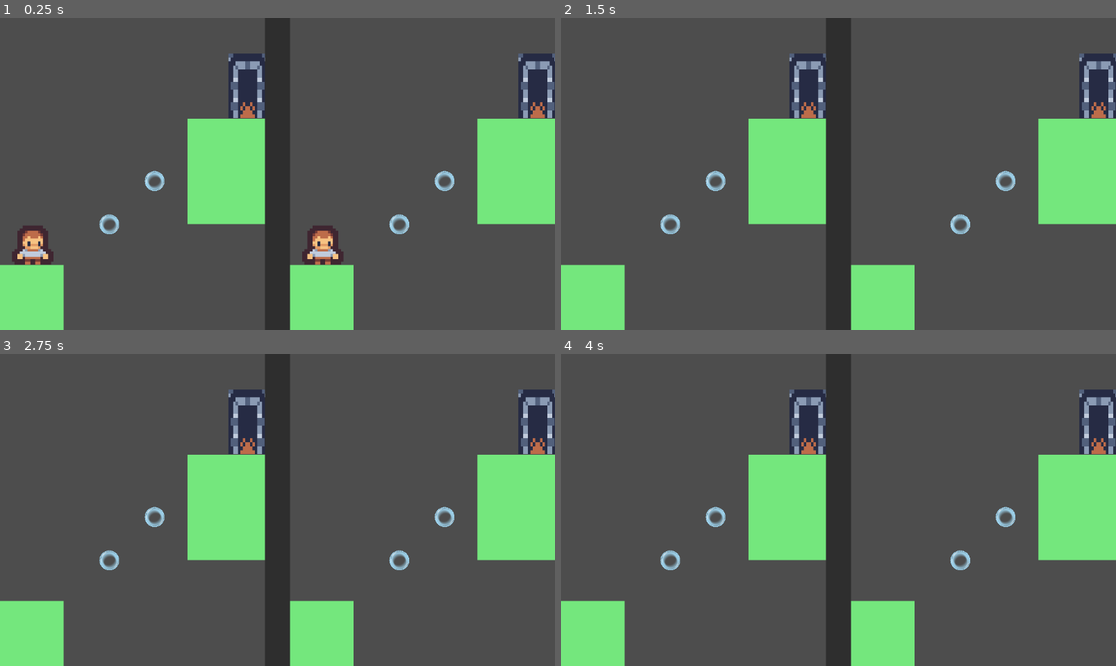
Above: before the commit, frames 1-4 (two rows, left to right).
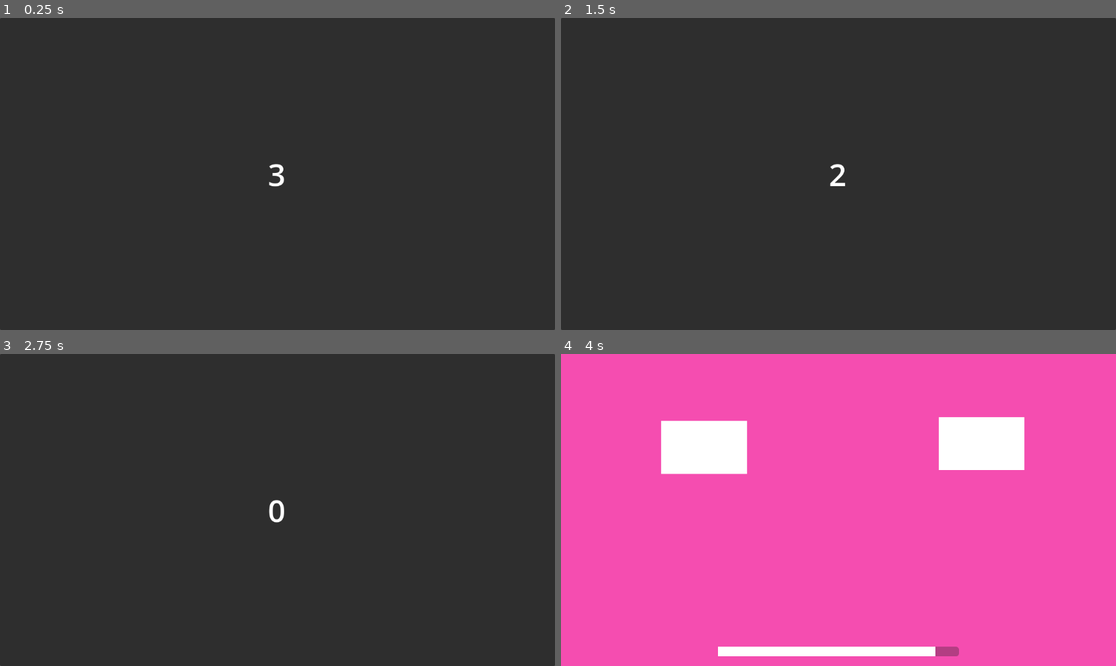
Above: after the commit, the same moments.

Repository: pablo4licante/gamejam-25
Game: Godot game, scene res://escenas/managers/main.tscn
The game is run twice, just before and just after one commit, with the same random seed, the same clock (stepped at 60 frames per second) and the same inputs.
Inputs:
- Up to frame 1 (0.25 s): no input
- Up to frame 2 (1.5 s): tap Enter at 0.5 s; hold D (1_right) from 0.53 s (still down); tap W (1_up) at 0.77 s
- Up to frame 3 (2.75 s): tap W (1_up) at 1.52 s; tap Space at 2 s; release D (1_right) at 2.03 s; hold A (1_left) from 2.03 s (still down)
- Up to frame 4 (4 s): release A (1_left) at 2.78 s; hold D (1_right) from 2.78 s (still down); tap W (1_up) at 3.02, 3.77 s

The runs differ from the first frame. In frame 1, 93% of the frame differs, in the area x 0-100%, y 0-100%; in frame 2, 94%; in frame 3, 94%; in frame 4, 100%.

Commit message:
Mejoras Gestion Niveles

Diff:
--- a/escenas/managers/bridge.gd
+++ b/escenas/managers/bridge.gd
@@ -4,6 +4,7 @@
 
 @export var finished = false
 @export var puntuacion = 0
+@export var dificultad = 1
 @export var action_map = {
 	"up": [0.0, false],
 	"down": [0.0, false],
--- a/escenas/managers/bridge_double.gd
+++ b/escenas/managers/bridge_double.gd
@@ -5,6 +5,7 @@
 @export var finished = false
 @export var puntuacion1 = 0
 @export var puntuacion2 = 0
+@export var dificultad = 1
 
 @export var action_map = {
 	1: {
@@ -39,7 +40,7 @@
 	return false
 
 func get_strength(key, player) -> float:
-    var map
+	var map
 	if action_map.has(player):
 		map = action_map[player]
 	else:
--- a/escenas/managers/main.gd
+++ b/escenas/managers/main.gd
@@ -3,9 +3,26 @@
 @export var viewport_juego1 : Viewport
 @export var viewport_juego2 : Viewport
 @export var viewport_compartido : Viewport
+@export var ui_contador_carga : Label
+@export var ui_contador_juego : Range
+
+const TIEMPO_JUEGO = 10
+const TIEMPO_TRANSICION = 3
 
 var nivel_actual = ""
-var nivel_seleccionado = "escena_plataformas_1"
+var nivel_seleccionado = ""
+var nivel_ultimo = ""
+
+var niveles = {			# Tipo Victoria
+	"test2": [0],
+	"test": [0],
+	"escena_plataformas_1": [0]
+}
+var nivel_tipo_victoria = 0
+
+var empezado = false
+var contador_carga = 0.0
+var contador_juego = 0.0
 
 var puntuacion_1 = 0
 var puntuacion_2 = 0
@@ -62,6 +79,30 @@
 				puente.action_map[jugador]["right"][0] = Input.get_action_strength(cont+"_right")
 				puente.action_map[jugador]["action"][0] = Input.get_action_strength(cont+"_action")
 
+func comparar_puntos() -> void:
+	if not puente_juego1.finished:
+		return
+
+	if puente_juego1 == null or puente_juego2 == null:
+		return
+
+	match puente_juego1.tipo_interfaz:
+		0:
+			if puente_juego1.puntuacion >= puente_juego2.puntuacion:
+				puntuacion_1 += 1
+
+			if puente_juego2.puntuacion >= puente_juego1.puntuacion:
+				puntuacion_2 += 1
+		1:
+			if puente_juego1.puntuacion1 >= puente_juego2.puntuacion1:
+				puntuacion_1 += 1
+
+			if puente_juego1.puntuacion2 >= puente_juego1.puntuacion1:
+				puntuacion_2 += 1
+
+	puente_juego1 = null
+	puente_juego2 = null
+
 func cuantificar_puntos() -> void:
 	if puente_juego1 == null or puente_juego2 == null:
 		return
@@ -80,12 +121,20 @@
 			if puente_juego2.puntuacion2 > puntos_juego2_actual:
 				puntuacion_2 += (puente_juego2.puntuacion2 - puntos_juego2_actual)
 
-
-
-	print("Puntos 1:", puntuacion_1)
-	print("Puntos 2:", puntuacion_2)
-
 	pass
+
+func buscar_bridge(node) -> Node2D:
+	print(node.name)
+
+	if node.name == "Bridge" or node.name == "BridgeDouble":
+		return node
+	else:
+		for child in node.get_children():
+			var result = buscar_bridge(child)
+			if result != null:
+				return result
+
+		return null
 
 func cargar_nivel(nombre) -> void:
 	var path = "res://escenas/niveles/"+nombre+".tscn"
@@ -95,11 +144,20 @@
 		var scene = ResourceLoader.load_threaded_get(path)
 		var game_scene = scene.instantiate()
 
-		puente_juego1 = game_scene.get_node("Bridge")
+		# Actualizar propiedades de juego
+		nivel_tipo_victoria = niveles[nombre][0]
+		contador_juego = TIEMPO_JUEGO
+		empezado = true
+
+		# Obtener interfaz de conexion
+		puente_juego1 = buscar_bridge(game_scene)
 		if puente_juego1 == null:
-			puente_juego1 = game_scene.get_node("BridgeDouble")
-
+			printerr("Bridge no encontrado para nivel ", nombre)
+			return
+
+		# Reestablecer puntuacion
 		puntos_juego1_actual = 0
+		puntos_juego2_actual = 0
 
 		if viewport_juego1.get_child_count() > 0:
 			viewport_juego1.remove_child(viewport_juego1.get_child(0))
@@ -117,7 +175,7 @@
 			viewport_compartido.get_parent().visible = false
 
 			var game_scene2 = scene.instantiate()
-			puente_juego2 = game_scene2.get_node("Bridge")
+			puente_juego2 = buscar_bridge(game_scene2)
 			puntos_juego2_actual = 0
 
 			# Agregar pantalla de juego
@@ -141,14 +199,58 @@
 
 	pass
 
+func seleccionar_nivel() -> String:
+	var keys = niveles.keys()
+	var random = keys[randi() % keys.size()]
+
+	if random == nivel_ultimo:
+		return seleccionar_nivel()
+
+	return random
+
+
+func _ready():
+	viewport_juego1.get_parent().set_stretch(true)
+	viewport_juego2.get_parent().set_stretch(true)
+	viewport_compartido.get_parent().set_stretch(true)
+	contador_carga = TIEMPO_TRANSICION
+
 # Called every frame. 'delta' is the elapsed time since the previous frame.
 func _process(delta: float) -> void:
-
-	cuantificar_puntos()
-	actualizar_controles(1)
-	actualizar_controles(2)
-
-	if nivel_actual == nivel_seleccionado:
+	if empezado:
+		if contador_juego > 0.0:
+			contador_juego -= 1 * delta
+			ui_contador_juego.value = contador_juego / TIEMPO_JUEGO * 100
+			ui_contador_juego.visible = true
+		else:
+			ui_contador_juego.visible = false
+			empezado = false
+			contador_carga = TIEMPO_TRANSICION
+			nivel_actual = ""
+			nivel_seleccionado = ""
+
+		match nivel_tipo_victoria:
+			0:
+				cuantificar_puntos()
+			1:
+				comparar_puntos()
+
+		actualizar_controles(1)
+		actualizar_controles(2)
+
+	else:
+		contador_carga -= 1 * delta
+		if contador_carga > 0:
+			ui_contador_carga.visible = true
+			ui_contador_carga.text = str(round(contador_carga))
+		else:
+			ui_contador_carga.visible = false
+			nivel_seleccionado = seleccionar_nivel()
+			cargar_nivel(nivel_seleccionado)
+			print("Nuevo nivel seleccionado: ", nivel_seleccionado)
+
+	if empezado or nivel_actual == nivel_seleccionado:
 		return
 
 	cargar_nivel(nivel_seleccionado)
+	nivel_ultimo = nivel_seleccionado
--- a/escenas/managers/main.tscn
+++ b/escenas/managers/main.tscn
@@ -1,12 +1,17 @@
-[gd_scene load_steps=2 format=3 uid="uid://ceh1gtstwdudh"]
+[gd_scene load_steps=3 format=3 uid="uid://ceh1gtstwdudh"]
 
 [ext_resource type="Script" path="res://escenas/managers/main.gd" id="1_byav3"]
 
-[node name="Node2D" type="Node2D" node_paths=PackedStringArray("viewport_juego1", "viewport_juego2", "viewport_compartido")]
+[sub_resource type="StyleBoxFlat" id="StyleBoxFlat_nr1ry"]
+bg_color = Color(1, 1, 1, 1)
+
+[node name="Node2D" type="Node2D" node_paths=PackedStringArray("viewport_juego1", "viewport_juego2", "viewport_compartido", "ui_contador_carga", "ui_contador_juego")]
 script = ExtResource("1_byav3")
 viewport_juego1 = NodePath("CanvasLayer/Panel/ContenedorJuego1/SubViewport")
 viewport_juego2 = NodePath("CanvasLayer/Panel/ContenedorJuego2/SubViewport")
 viewport_compartido = NodePath("CanvasLayer/Panel/ContenedorCompartido/SubViewport")
+ui_contador_carga = NodePath("CanvasLayer/Panel/ContadorTransicion")
+ui_contador_juego = NodePath("CanvasLayer/Panel/ContadorJuego")
 
 [node name="CanvasLayer" type="CanvasLayer" parent="."]
 
@@ -21,8 +26,8 @@
 visible = false
 layout_mode = 1
 anchors_preset = -1
+anchor_right = 0.5
 anchor_bottom = 1.0
-offset_right = 550.0
 
 [node name="SubViewport" type="SubViewport" parent="CanvasLayer/Panel/ContenedorJuego1"]
 disable_3d = true
@@ -34,10 +39,9 @@
 visible = false
 layout_mode = 1
 anchors_preset = -1
-anchor_left = 1.0
+anchor_left = 0.5
 anchor_right = 1.0
 anchor_bottom = 1.0
-offset_left = -550.0
 grow_horizontal = 0
 grow_vertical = 2
 
@@ -61,3 +65,40 @@
 handle_input_locally = false
 size = Vector2i(1152, 648)
 render_target_update_mode = 0
+
+[node name="ContadorJuego" type="ProgressBar" parent="CanvasLayer/Panel"]
+visible = false
+z_index = 2
+layout_mode = 1
+anchors_preset = -1
+anchor_left = 0.5
+anchor_top = 1.0
+anchor_right = 0.5
+anchor_bottom = 1.0
+offset_left = -250.0
+offset_top = -40.0
+offset_right = 250.0
+offset_bottom = -20.0
+grow_horizontal = 2
+grow_vertical = 0
+theme_override_colors/font_color = Color(1, 1, 1, 1)
+theme_override_styles/fill = SubResource("StyleBoxFlat_nr1ry")
+value = 50.0
+show_percentage = false
+
+[node name="ContadorTransicion" type="Label" parent="CanvasLayer/Panel"]
+visible = false
+layout_mode = 1
+anchors_preset = 8
+anchor_left = 0.5
+anchor_top = 0.5
+anchor_right = 0.5
+anchor_bottom = 0.5
+offset_left = -20.0
+offset_top = -11.5
+offset_right = 20.0
+offset_bottom = 11.5
+grow_horizontal = 2
+grow_vertical = 2
+theme_override_font_sizes/font_size = 64
+text = "1"
--- a/escenas/niveles/test2.tscn
+++ b/escenas/niveles/test2.tscn
@@ -4,7 +4,7 @@
 [ext_resource type="PackedScene" uid="uid://oox4rj1ai250" path="res://escenas/managers/bridge_double.tscn" id="2_ndpf2"]
 
 [sub_resource type="StyleBoxFlat" id="StyleBoxFlat_lb4gy"]
-bg_color = Color(0.961892, 0.302104, 0.688684, 1)
+bg_color = Color(0.499061, 0.569803, 0.928236, 1)
 
 [sub_resource type="QuadMesh" id="QuadMesh_whkrm"]
 
--- a/project.godot
+++ b/project.godot
@@ -14,6 +14,10 @@
 run/main_scene="res://escenas/managers/main.tscn"
 config/features=PackedStringArray("4.3", "Forward Plus")
 config/icon="res://icon.svg"
+
+[display]
+
+window/stretch/scale_mode="integer"
 
 [input]
 
